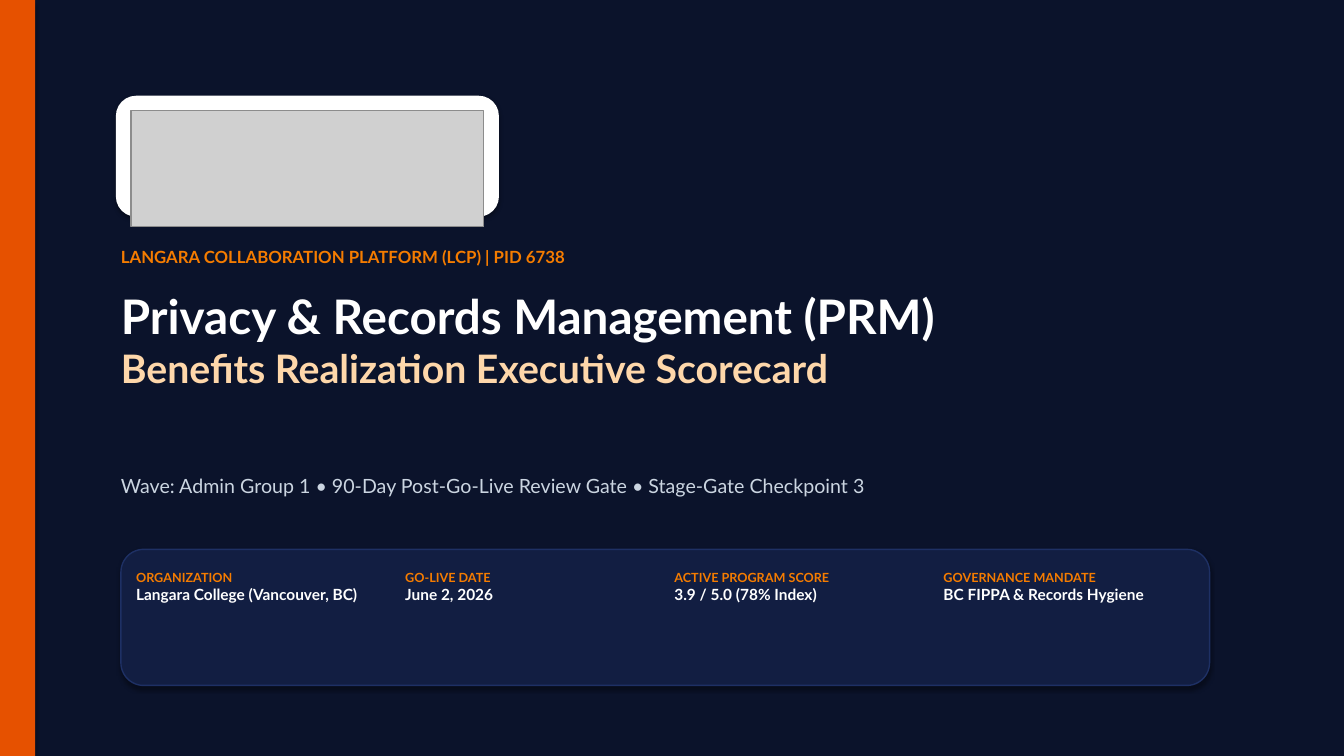
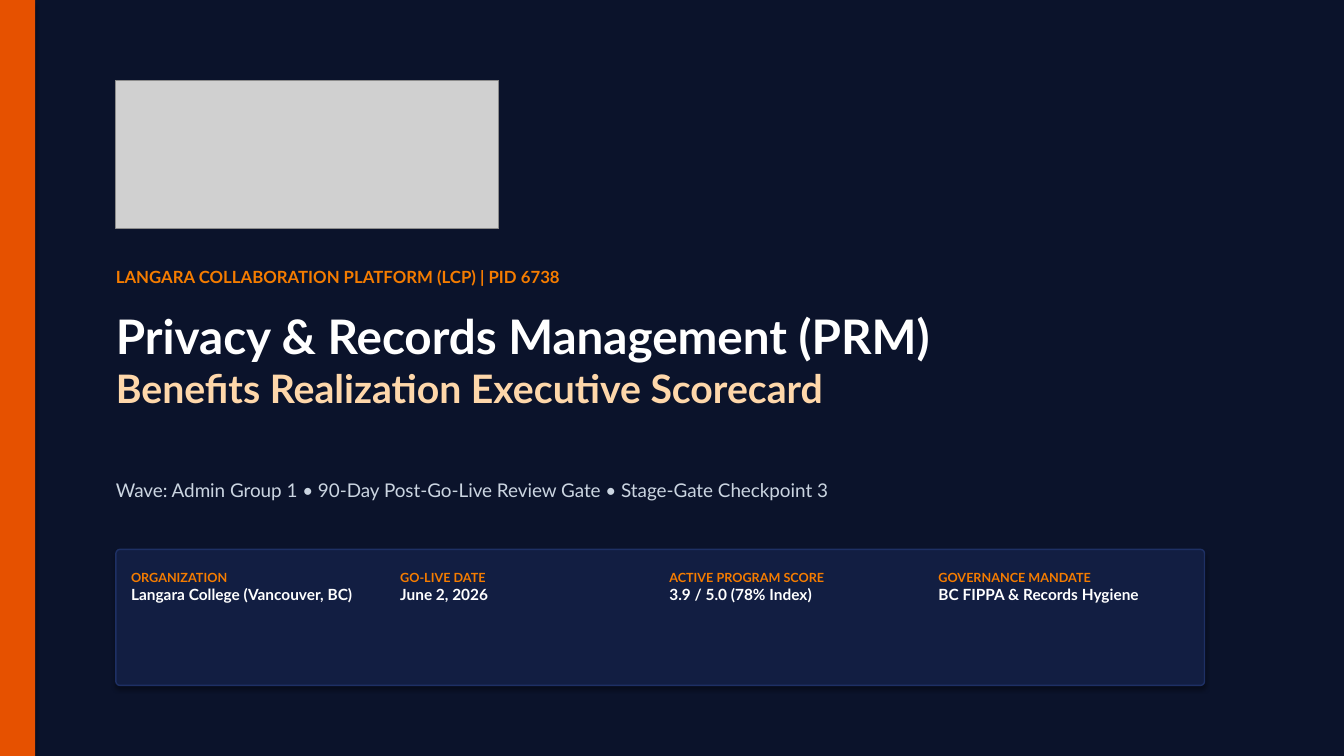
Before and after one commit to D2D99/talent-by-design, a slide deck: slide 1 of public/Langara_PRM_Executive_Scorecard.pptx. Drawn at 1344x756 pixels with LibreOffice and Linux fonts; fonts in the diff are those of the drawing; grey boxes stand for pictures. Boxes give left, top, right and bottom in pixels: in the first picture for what was removed or moved away, otherwise in the second. Text is boxed around its words. In the diff, an @@ line names an element or a change of style, - is before the commit and + after.

```diff
--- a/public/Langara_PRM_Executive_Scorecard.pptx
+++ b/public/Langara_PRM_Executive_Scorecard.pptx
@@ picture resized from (x1=131, y1=111, x2=484, y2=227) to (x1=116, y1=81, x2=499, y2=229) @@
@@ rounded rectangle removed at (x1=116, y1=96, x2=499, y2=217) @@
@@ text "LANGARA COLLABORATION PLATFORM (LCP) | ..." moved from (x1=121, y1=250, x2=565, y2=266) to (x1=116, y1=270, x2=560, y2=286) @@
@@ text "Privacy & Records Management (PRM)" moved from (x1=121, y1=297, x2=935, y2=384) to (x1=116, y1=317, x2=930, y2=404) @@
@@ text "Wave: Admin Group 1 • ..." at (x1=116, y1=483, x2=828, y2=501): size 14 to 13.5 pt @@
@@ 4 texts, 1 rounded rectangle moved together from (x1=121, y1=549, x2=1210, y2=686) to (x1=116, y1=549, x2=1205, y2=686) @@
@@ rounded rectangle at (x1=116, y1=549, x2=1205, y2=686): proportions changed @@
```
Also in this commit, not shown: 5 other slides changed, 5 other files.
